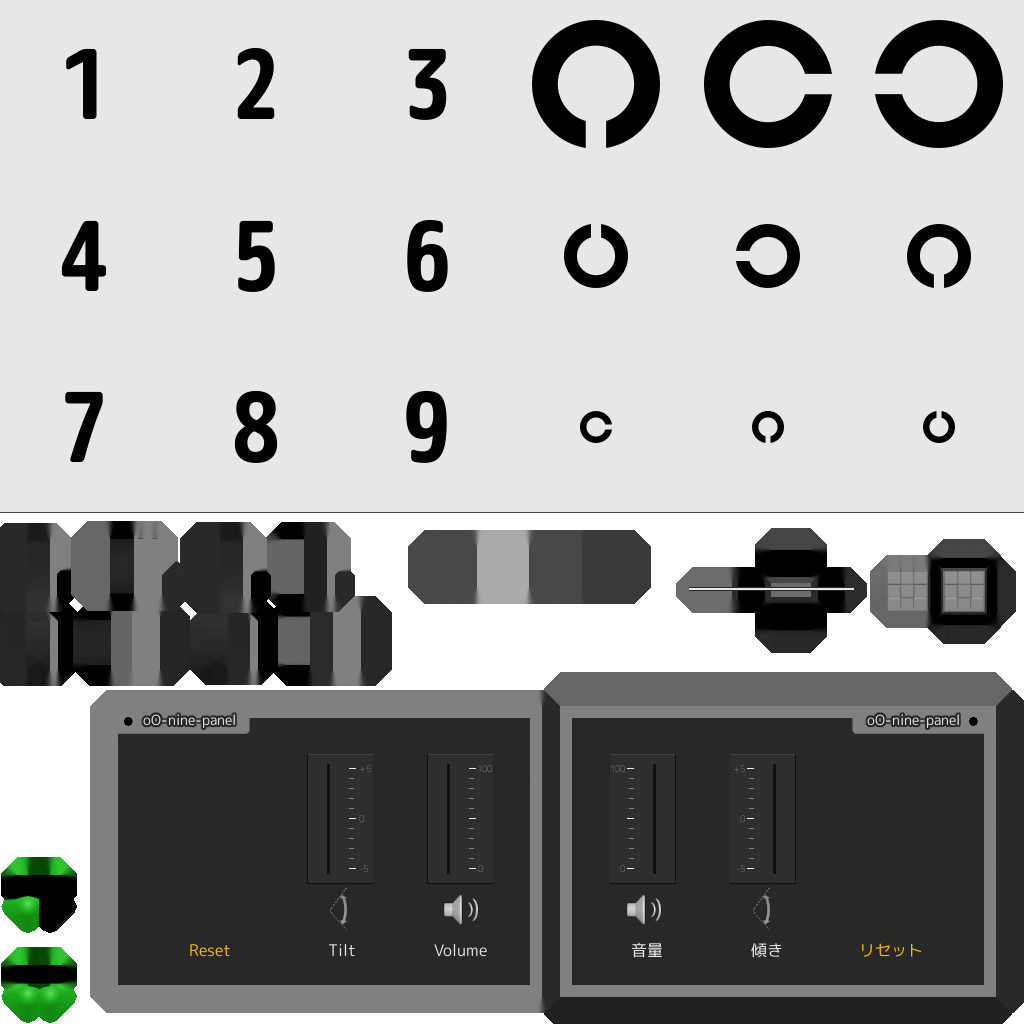
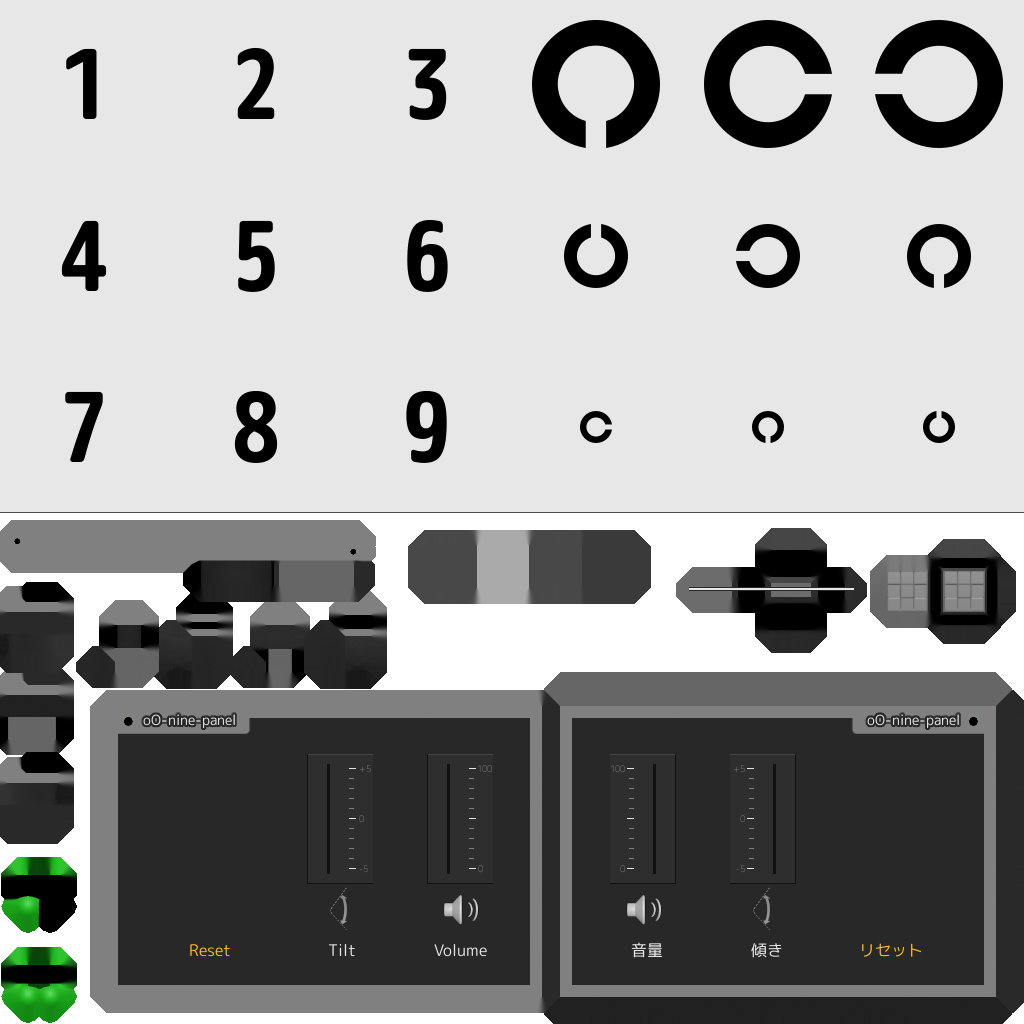
Revision of a layered 1024px x 1024px image; what changed, layer by layer:
painted on "bake" over [0, 520, 392, 844]
